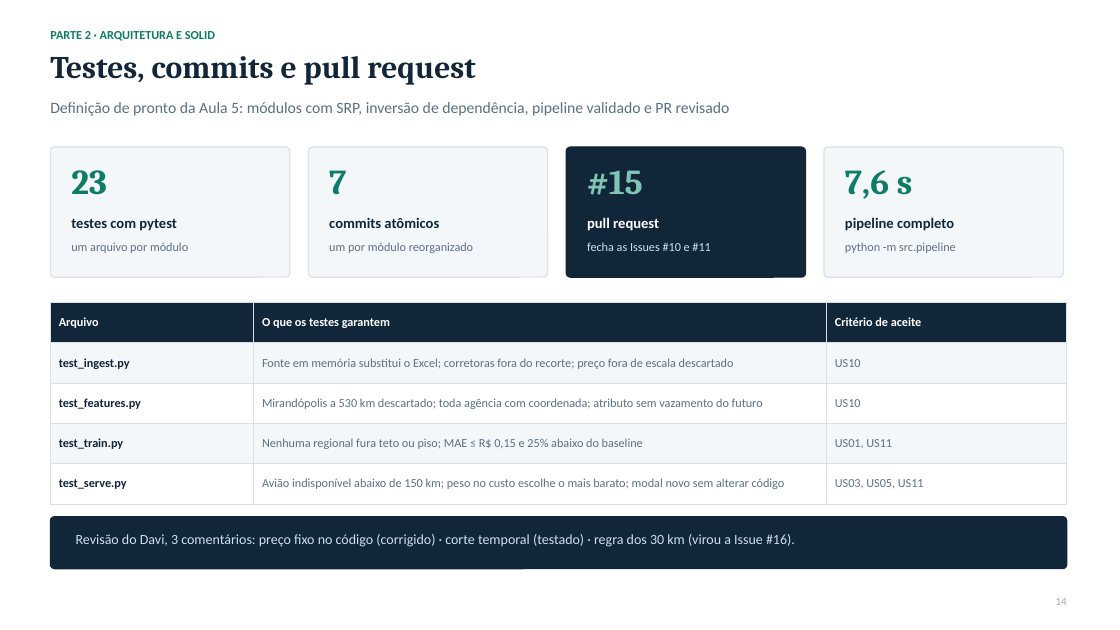
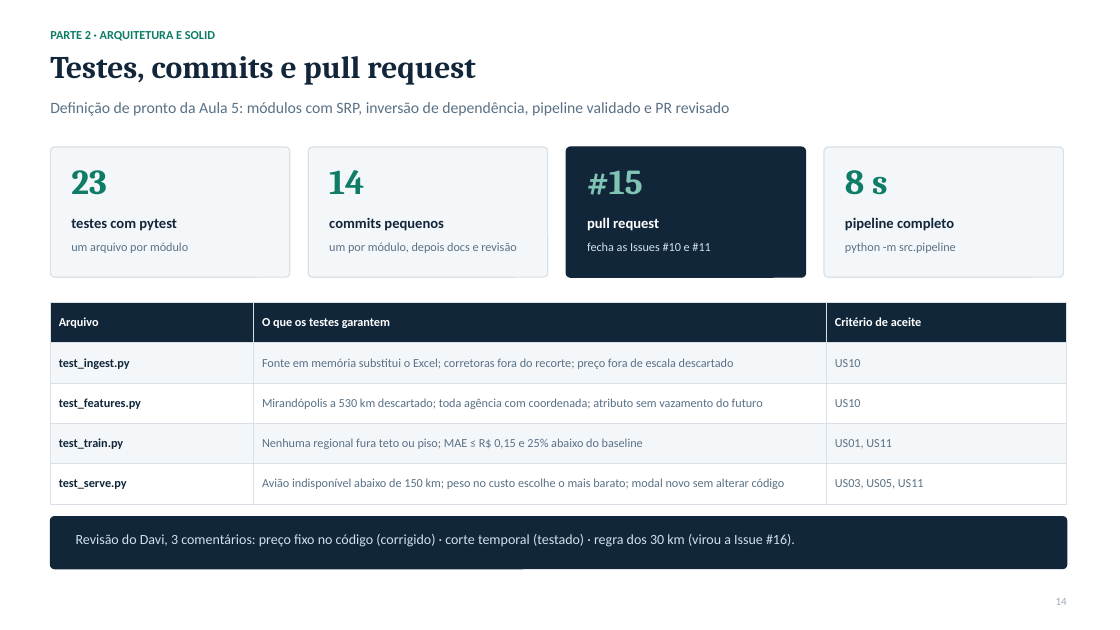
Before and after one commit to davi-cassiano/Projeto-Varela, a slide deck: slide 14 of docs/apresentacao-checkpoint-4-6.pptx. Drawn at 1120x630 pixels with LibreOffice and Linux fonts; fonts in the diff are those of the drawing. Boxes give left, top, right and bottom in pixels: in the first picture for what was removed or moved away, otherwise in the second. Text is boxed around its words. In the diff, an @@ line names an element or a change of style, - is before the commit and + after.

```diff
--- a/docs/apresentacao-checkpoint-4-6.pptx
+++ b/docs/apresentacao-checkpoint-4-6.pptx
@@ text at bbox=[329, 170, 364, 194]: text changed @@
-7
+14
@@ text at bbox=[845, 170, 888, 195]: text changed @@
-7,6 s
+8 s
@@ text at bbox=[329, 217, 443, 231]: text changed @@
-commits atômicos
+commits pequenos
@@ text at bbox=[329, 242, 516, 253]: text changed @@
-um por módulo reorganizado
+um por módulo, depois docs e revisão
```
Also in this commit, not shown: 7 other slides changed.
